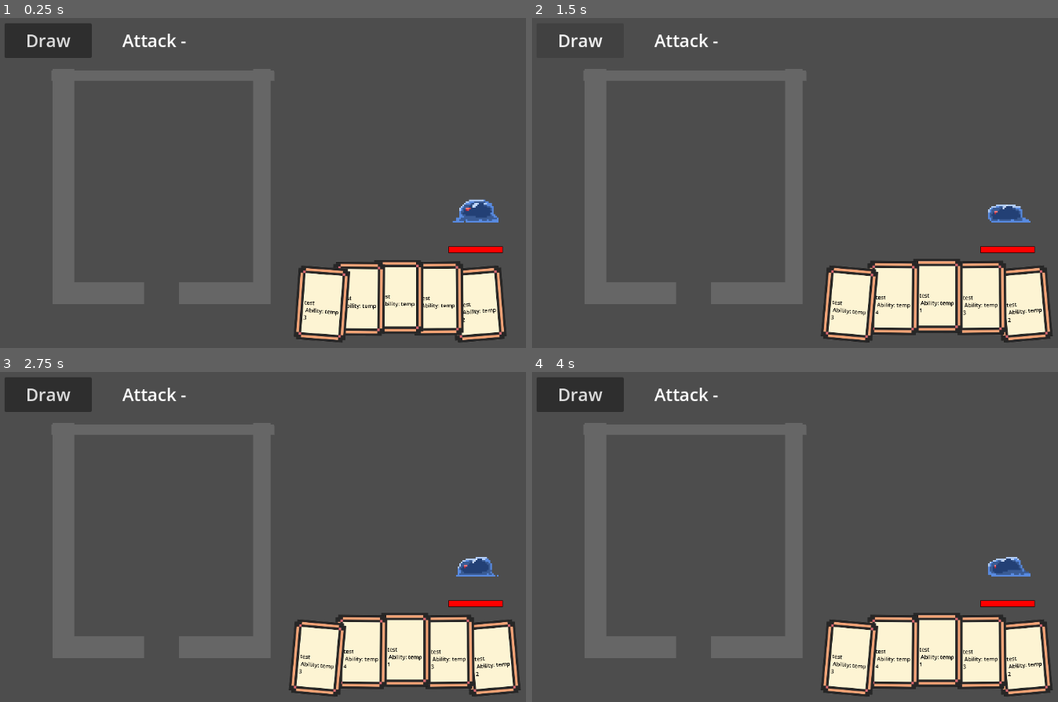
Above: before the commit, frames 1-4 (two rows, left to right).
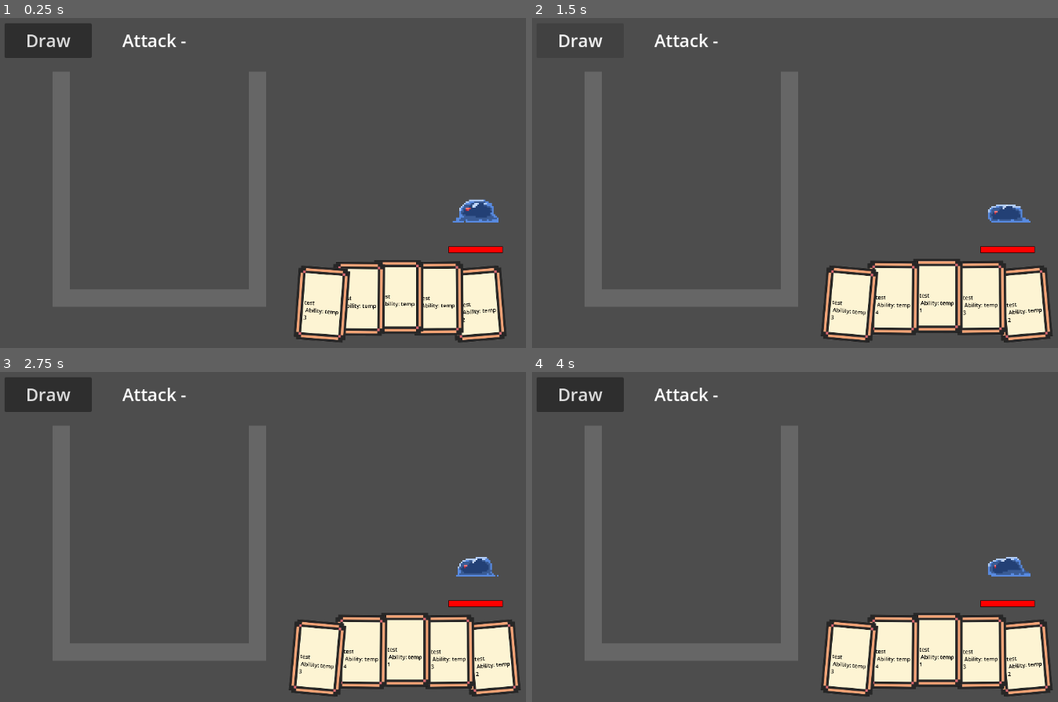
Above: after the commit, the same moments.

Repository: nmh6063-star/GameDesign-FinalProject
Game: Godot game, scene res://scenes/main.tscn
The game is run twice, just before and just after one commit, with the same random seed, the same clock (stepped at 60 frames per second) and the same inputs.
Inputs (mouse positions are in pixels of both pictures, inside the frame that each line leads up to):
- Up to frame 1 (0.25 s): no input
- Up to frame 2 (1.5 s): move the mouse to (968, 169) at 0.52 s; hold D (right) 0.53-1.25 s; click (968, 169) at 0.6 s; click "Draw" at 1.25 s
- Up to frame 3 (2.75 s): move the mouse to (173, 556) at 2.02 s; hold A (left) from 2.03 s (still down); tap Space (space) at 2.1 s
- Up to frame 4 (4 s): move the mouse to (889, 464) at 2.77 s; release A (left) at 2.78 s; hold D (right) from 2.78 s (still down); click (889, 464) at 2.85 s; tap Enter at 3.5 s; move the mouse to (795, 609) at 3.52 s; tap Space (space) at 3.6 s

The runs differ from the first frame. In frame 1, 3.7% of the frame differs, in the area x 9-53%, y 15-88%; in frame 2, 3.7%; in frame 3, 3.7%; in frame 4, 3.7%.

Commit message:
deleted the hole

Diff:
--- a/scenes/main.tscn
+++ b/scenes/main.tscn
@@ -53,9 +53,6 @@
 
 [sub_resource type="CircleShape2D" id="CircleShape2D_o5qli"]
 
-[sub_resource type="RectangleShape2D" id="RectangleShape2D_tbgi4"]
-size = Vector2(133.33333, 3.1999998)
-
 [sub_resource type="AtlasTexture" id="AtlasTexture_jyhfs"]
 atlas = ExtResource("3_sugp2")
 region = Rect2(0, 25, 32, 25)
@@ -280,41 +277,17 @@
 [node name="Box" type="StaticBody2D" parent="." unique_id=953407219]
 position = Vector2(-16, 8)
 
-[node name="CollisionShape2D" type="CollisionShape2D" parent="Box" unique_id=463985912]
-position = Vector2(16, -211)
-scale = Vector2(3, 5)
-shape = SubResource("RectangleShape2D_tbgi4")
-
-[node name="box_right2" type="Polygon2D" parent="Box" unique_id=1067607692]
-position = Vector2(24, -211)
-scale = Vector2(3, 5)
-color = Color(0.4, 0.4, 0.4, 1)
-polygon = PackedVector2Array(-70.0917, -1.9414673, 66.09678, -1.9414635, 66.03542, -1.8123665, 66.13758, -1.8123665, 66.53332, 1.8151131, -70.0917, 1.7794685)
-uv = PackedVector2Array(-200, 0, -160.48761, 0, -146.41681, 0, -56.703583, 0, 0.3521576, 0, 164.01239, 0, 200, 0, 200, 40, -136.33289, 40, -200, 40)
-
-[node name="box_right" type="Polygon2D" parent="Box" unique_id=1725285406]
-position = Vector2(14, -226)
-scale = Vector2(1, 10.75)
-color = Color(0.4, 0.4, 0.4, 1)
-polygon = PackedVector2Array(33.811523, 36.651157, 170, 36.65116, 170, 0.1860466, 202, 0.1860466, 202, 40.372093, 33.811523, 40.372093)
-uv = PackedVector2Array(-200, 0, -160.48761, 0, -146.41681, 0, -56.703583, 0, 0.3521576, 0, 164.01239, 0, 200, 0, 200, 40, -136.33289, 40, -200, 40)
-
 [node name="box_left" type="Polygon2D" parent="Box" unique_id=1832960912]
 position = Vector2(14, -226)
 scale = Vector2(1, 10.75)
 color = Color(0.4, 0.4, 0.4, 1)
-polygon = PackedVector2Array(-198, 0.1860466, -158, 0.1860466, -158, 36.65116, -30, 36.65116, -30, 40.372093, -198, 40.372093)
+polygon = PackedVector2Array(-198, 0.6511631, -166, 0.6511631, -166, 37.860466, 162, 37.860466, 162, 0.6511631, 194, 0.6511631, 194, 40.83721, -198, 40.83721)
 uv = PackedVector2Array(-200, 0, -160.48761, 0, -146.41681, 0, -56.703583, 0, 0.3521576, 0, 164.01239, 0, 200, 0, 200, 40, -136.33289, 40, -200, 40)
 
-[node name="collision_right" type="CollisionPolygon2D" parent="Box" unique_id=1433676150]
-position = Vector2(14, -9)
+[node name="collision_left" type="CollisionPolygon2D" parent="Box" unique_id=2092186238]
+position = Vector2(8, -3)
 scale = Vector2(7.6547318, 8.198811)
-polygon = PackedVector2Array(4.441698, 26.467253, 26.388906, 26.467255, 26.388906, -26.223316, 22.208487, -26.223316, 22.208487, 21.588497, 4.441698, 21.588495)
-
-[node name="collision_left" type="CollisionPolygon2D" parent="Box" unique_id=2092186238]
-position = Vector2(16, -8)
-scale = Vector2(7.6547318, 8.198811)
-polygon = PackedVector2Array(-26.127632, -26.345284, -26.127632, 26.345285, -4.18042, 26.345285, -4.18042, 21.466528, -20.902103, 21.466528, -20.902103, -26.345284)
+polygon = PackedVector2Array(-25.082527, -26.711191, -25.082527, 25.979378, 26.127628, 25.979378, 26.127628, -26.711191, 21.947208, -26.711191, 21.947208, 22.076374, -20.902105, 22.076374, -20.902105, -26.711191)
 
 [node name="Enemy" type="Node2D" parent="." unique_id=144872954]
 script = ExtResource("4_enemy")
Not shown: 1 places in scenes/main.tscn that only renumber resources
